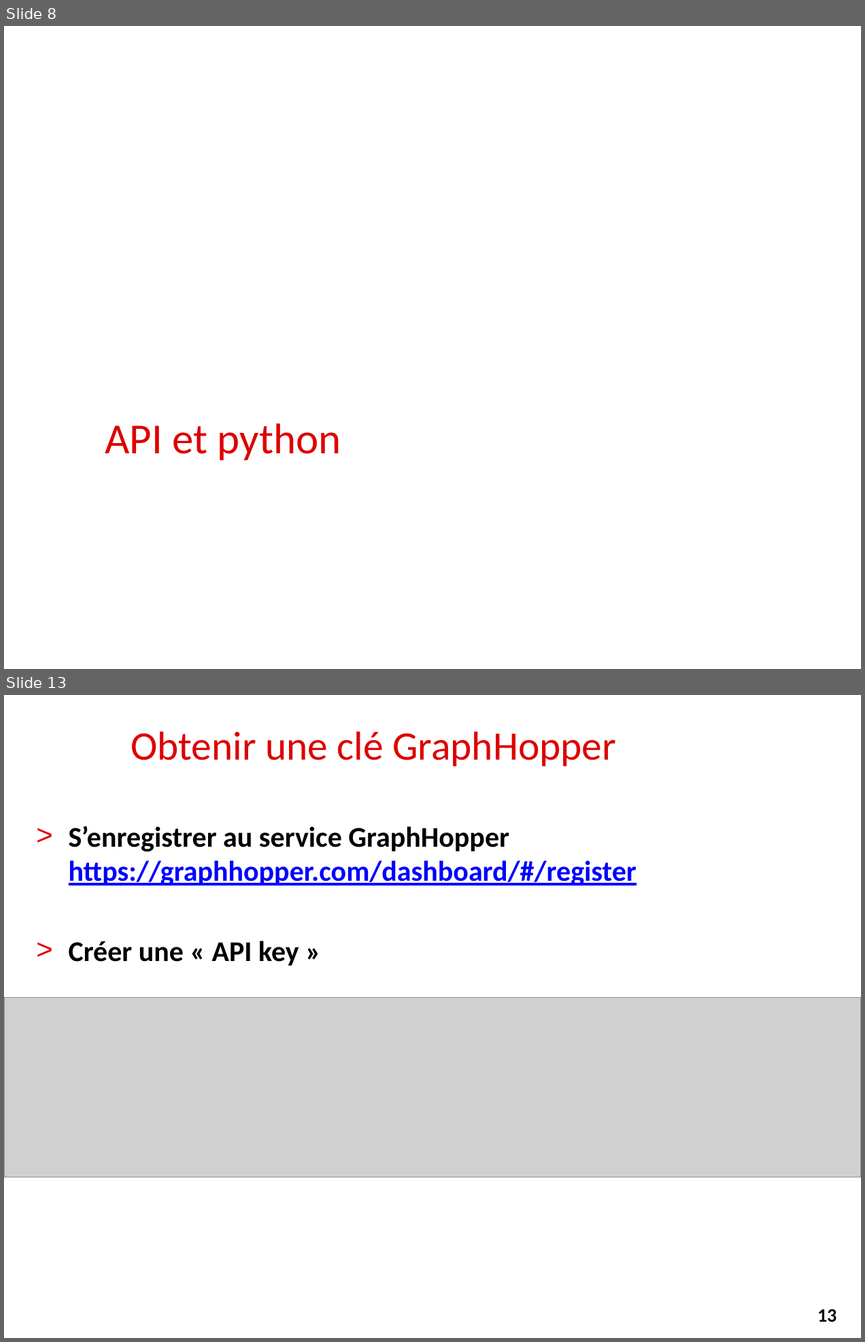
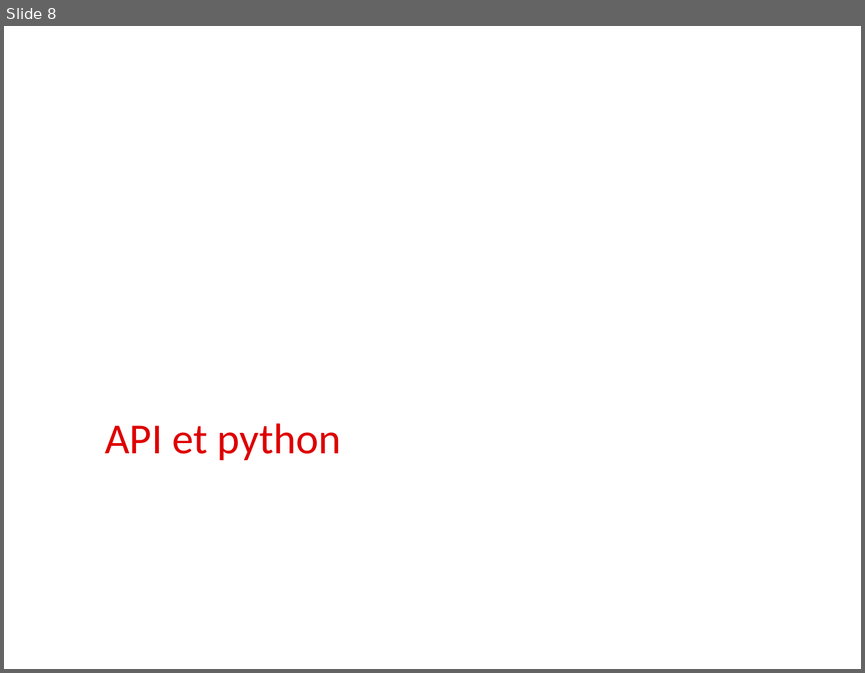
Before and after one commit to alemaitr/python_opendata_l2, a slide deck: cours3.pptx. Shown one above the other, each under a label of ours: slides 8 and 13 before the commit, slide 8 after it; the slides between them are not shown. The pictures are 865x1342 and 865x673 pixels, drawn with LibreOffice and Linux fonts; fonts in the diff are those of the drawing; grey boxes stand for pictures; background and template pictures are left out. Boxes give left, top, right and bottom in pixels: in the first picture for what was removed or moved away, otherwise in the second. Text is boxed around its words. In the diff, an @@ line names an element or a change of style, - is before the commit and + after.

Commit message:
Mise à jour Cours 3 Open Route Service

```diff
--- a/cours3.pptx
+++ b/cours3.pptx
@@ slide 13 removed at (x1=4, y1=695, x2=861, y2=1338), background #FFFFFF @@
@@ title removed at (x1=130, y1=731, x2=616, y2=766) @@
-Obtenir une clé GraphHopper
@@ text removed at (x1=69, y1=826, x2=636, y2=966) @@
-> S’enregistrer au service GraphHopper
-  https://graphhopper.com/dashboard/#/register
-> Créer une « API key »
@@ picture removed at (x1=4, y1=998, x2=861, y2=1176) @@
@@ page number removed at (x1=800, y1=1297, x2=854, y2=1331) @@
-13
```
Also in this commit, not shown: 4 slides changed, 4 slides added, 5 other slides removed, 1 other file.
